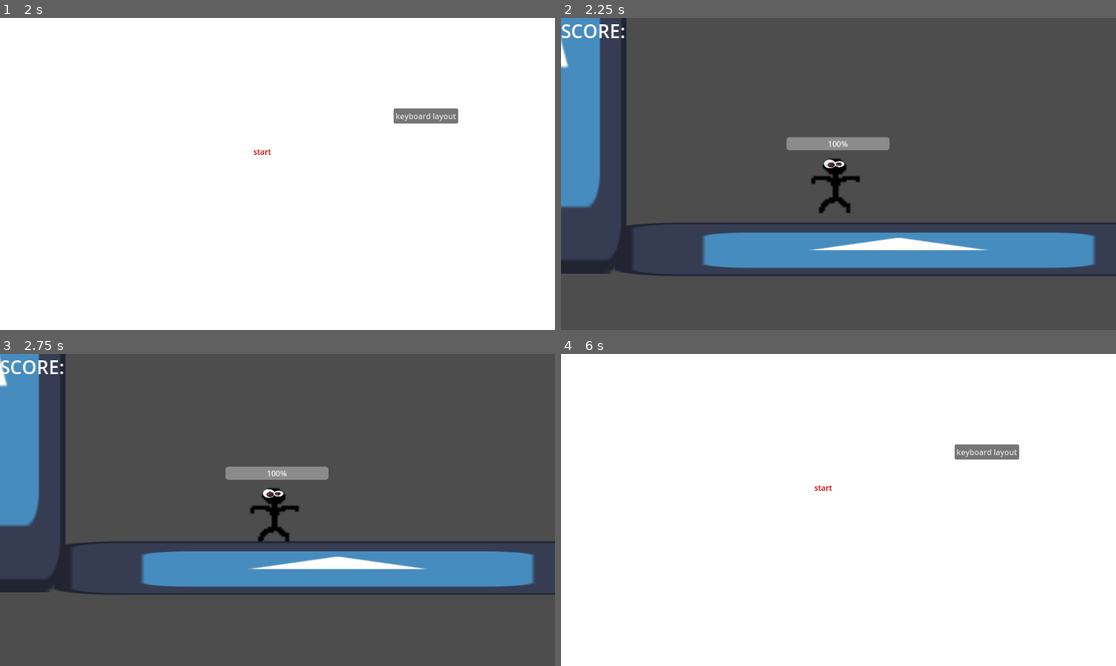
Above: before the commit, frames 1-4 (two rows, left to right).
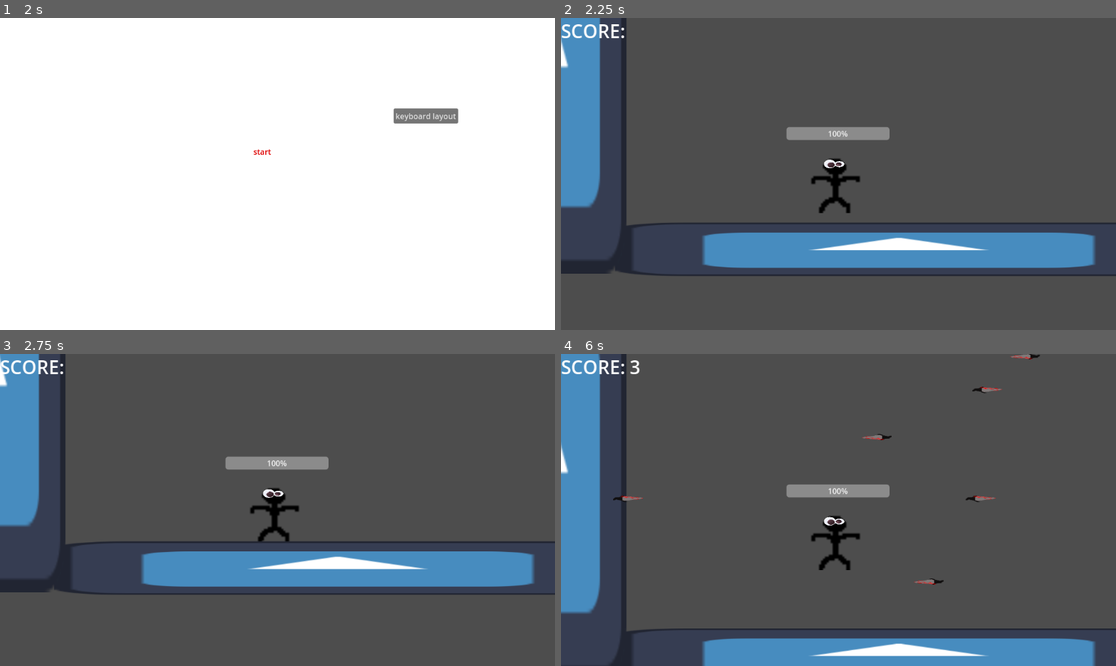
Above: after the commit, the same moments.

Repository: loganfraser12/gamedesignpit
Game: Godot game, scene res://menus/player.tscn
The game is run twice, just before and just after one commit, with the same random seed, the same clock (stepped at 60 frames per second) and the same inputs. The engine's default icon, where the game draws it, is replaced by a stand-in: a white triangle on a blue panel in a dark square.
Inputs (mouse positions are in pixels of both pictures, inside the frame that each line leads up to):
- Up to frame 1 (2 s): click "keyboard layout" at 0.5 s; click "go back" at 1.25 s
- Up to frame 2 (2.25 s): click "start" at 2 s
- Up to frame 3 (2.75 s): no input
- Up to frame 4 (6 s): tap Enter at 5 s; click (860, 394) at 5.75 s, where only the run before the commit has a clickable "you got hit :( very very very…"

Frame 1 is identical in both runs. In frame 2, 1.2% of the frame differs, in the area x 40-60%, y 34-43%; in frame 3, 1.2%; in frame 4, 99%, in the area x 0-100%, y 0-100%.

Commit message:
worked on my health

Diff:
--- a/Gamedesignpit/game.tscn
+++ b/Gamedesignpit/game.tscn
@@ -7,14 +7,39 @@
 [ext_resource type="PackedScene" uid="uid://c2ylgj8ywiaq3" path="res://knife_right.tscn" id="4_mmo5w"]
 [ext_resource type="AudioStream" uid="uid://c1dghw3gu4osu" path="res://AUDIO/relentless-fury-high-energy-heavy-metal-instrumental-230433.mp3" id="5_r2qq6"]
 
+[sub_resource type="Curve" id="Curve_slq1q"]
+min_value = -360.0
+max_value = 360.0
+bake_resolution = 271
+_data = [Vector2(0, 360), 0.0, 0.0, 0, 0, Vector2(1e-05, 360), 0.0, 0.0, 0, 0, Vector2(1, -360), 0.0, 0.0, 0, 0]
+point_count = 3
+
+[sub_resource type="CurveTexture" id="CurveTexture_nm5s3"]
+curve = SubResource("Curve_slq1q")
+
 [sub_resource type="Gradient" id="Gradient_2kuwt"]
 offsets = PackedFloat32Array(0.188525, 1)
-colors = PackedColorArray(1, 0, 0, 1, 1, 0, 0, 0)
+colors = PackedColorArray(1, 0, 0, 1, 1, 1, 0, 0.160784)
 
 [sub_resource type="GradientTexture1D" id="GradientTexture1D_4epsk"]
 gradient = SubResource("Gradient_2kuwt")
 
 [sub_resource type="CurveXYZTexture" id="CurveXYZTexture_jt0x1"]
+
+[sub_resource type="Curve" id="Curve_d1ryn"]
+_data = [Vector2(0, 1), 0.0, 0.0, 0, 0, Vector2(1, 0), 0.0, 0.0, 0, 0]
+point_count = 2
+
+[sub_resource type="CurveTexture" id="CurveTexture_yvp02"]
+curve = SubResource("Curve_d1ryn")
+
+[sub_resource type="Curve" id="Curve_q67ay"]
+max_value = 5.0
+_data = [Vector2(0, 1.86813), 0.0, 0.0, 0, 0, Vector2(0.246667, 1.20879), 0.0, 0.0, 0, 0, Vector2(0.453333, 1.26374), 0.0, 0.0, 0, 0, Vector2(1, 2.08791), -4.12088, 0.0, 0, 0]
+point_count = 4
+
+[sub_resource type="CurveTexture" id="CurveTexture_bmyve"]
+curve = SubResource("Curve_q67ay")
 
 [sub_resource type="ParticleProcessMaterial" id="ParticleProcessMaterial_4yee4"]
 lifetime_randomness = 1.0
@@ -23,16 +48,28 @@
 particle_flag_disable_z = true
 particle_flag_damping_as_friction = true
 emission_shape_scale = Vector3(1.64, 1, 1)
+angle_curve = SubResource("CurveTexture_nm5s3")
 direction = Vector3(65.8, 0, 0)
 spread = 180.0
 directional_velocity_min = -47.0
 directional_velocity_max = 47.75
 directional_velocity_curve = SubResource("CurveXYZTexture_jt0x1")
-gravity = Vector3(0, 30.85, 0)
-linear_accel_max = 6.95
 radial_accel_max = 100.0
 scale_max = 5.0
+scale_curve = SubResource("CurveTexture_bmyve")
 color_ramp = SubResource("GradientTexture1D_4epsk")
+emission_curve = SubResource("CurveTexture_yvp02")
+turbulence_enabled = true
+turbulence_noise_strength = 20.0
+turbulence_noise_scale = 1.0
+turbulence_noise_speed = Vector3(35.23, 0, 0)
+turbulence_noise_speed_random = 3.55
+turbulence_influence_max = 1.0
+turbulence_initial_displacement_max = 88.4
+collision_mode = 2
+collision_use_scale = true
+sub_emitter_mode = 3
+sub_emitter_amount_at_collision = 1
 
 [node name="game" type="Node2D"]
 position = Vector2(0, 1)
@@ -42,6 +79,7 @@
 
 [node name="player" parent="." instance=ExtResource("1_uq4hg")]
 position = Vector2(-103, 0)
+collision_layer = 2
 
 [node name="StaticBody2D" parent="." instance=ExtResource("2_33rlb")]
 position = Vector2(44, 189)
@@ -105,15 +143,18 @@
 autoplay = true
 
 [node name="GPUParticles2D" type="GPUParticles2D" parent="."]
-position = Vector2(-118, -612)
-amount = 15423
+z_index = -5
+position = Vector2(-97, -991)
+scale = Vector2(51.0797, 19.1055)
+amount = 1
 process_material = SubResource("ParticleProcessMaterial_4yee4")
 lifetime = 58.54
 speed_scale = 2.3
 randomness = 1.0
 
 [node name="GPUParticles2D2" type="GPUParticles2D" parent="."]
-position = Vector2(180, -699)
+position = Vector2(197, -1004)
+scale = Vector2(48.88, 18.84)
 amount = 73053
 process_material = SubResource("ParticleProcessMaterial_4yee4")
 lifetime = 58.54
--- /dev/null
+++ b/Gamedesignpit/healthbar.tscn
@@ -0,0 +1,16 @@
+[gd_scene format=3 uid="uid://585lkywaqdkv"]
+
+[node name="healthbar" type="ProgressBar"]
+anchors_preset = 8
+anchor_left = 0.5
+anchor_top = 0.5
+anchor_right = 0.5
+anchor_bottom = 0.5
+offset_left = -107.0
+offset_top = -13.5
+offset_right = 107.0
+offset_bottom = 13.5
+grow_horizontal = 2
+grow_vertical = 2
+max_value = 6.0
+value = 6.0
--- a/Gamedesignpit/player.tscn
+++ b/Gamedesignpit/player.tscn
@@ -1,8 +1,9 @@
-[gd_scene load_steps=6 format=3 uid="uid://h1pw8a5j8b5i"]
+[gd_scene load_steps=7 format=3 uid="uid://h1pw8a5j8b5i"]
 
 [ext_resource type="Texture2D" uid="uid://de4010bn1418f" path="res://New Piskel.png" id="1_757g4"]
 [ext_resource type="Texture2D" uid="uid://bboln7sjw60hp" path="res://Assets/googly-a.png" id="2_xtp0h"]
 [ext_resource type="Texture2D" uid="uid://cqfkn47j70cap" path="res://Assets/googly-b.png" id="3_5043o"]
+[ext_resource type="PackedScene" uid="uid://585lkywaqdkv" path="res://healthbar.tscn" id="4_uiq8p"]
 
 [sub_resource type="GDScript" id="GDScript_s07on"]
 script/source = "extends CharacterBody2D
@@ -108,13 +109,11 @@
 
 [node name="dash_again_timer" type="Timer" parent="."]
 
-[node name="ProgressBar" type="ProgressBar" parent="."]
+[node name="healthbar" parent="." instance=ExtResource("4_uiq8p")]
 offset_left = -108.0
-offset_top = -93.0
+offset_top = -114.0
 offset_right = 106.0
-offset_bottom = -66.0
-value = 100.0
-rounded = true
+offset_bottom = -87.0
 
 [node name="ScoreTimer" type="Timer" parent="."]
 autostart = true
Not shown: 1 places in Gamedesignpit/game.tscn that only renumber resources
